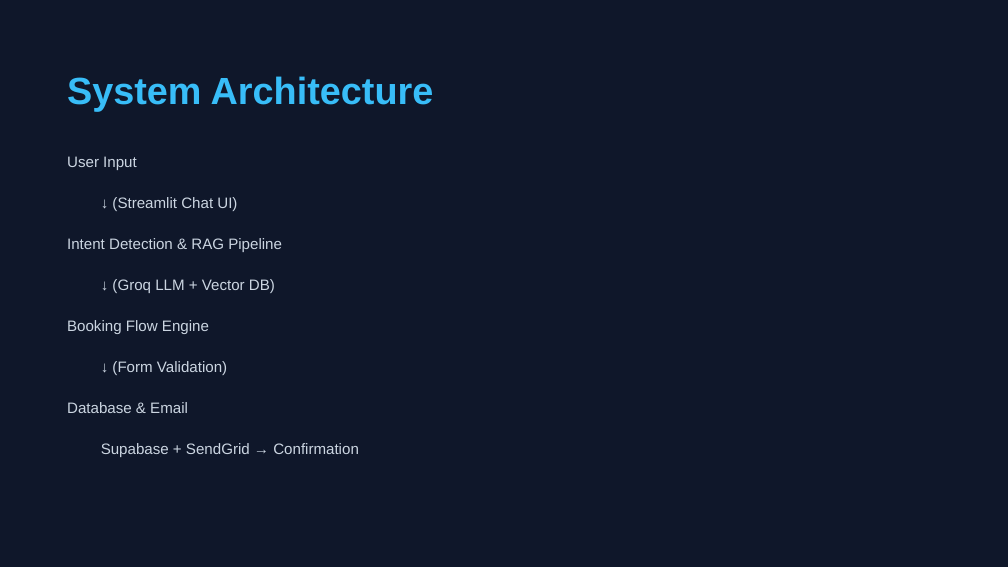
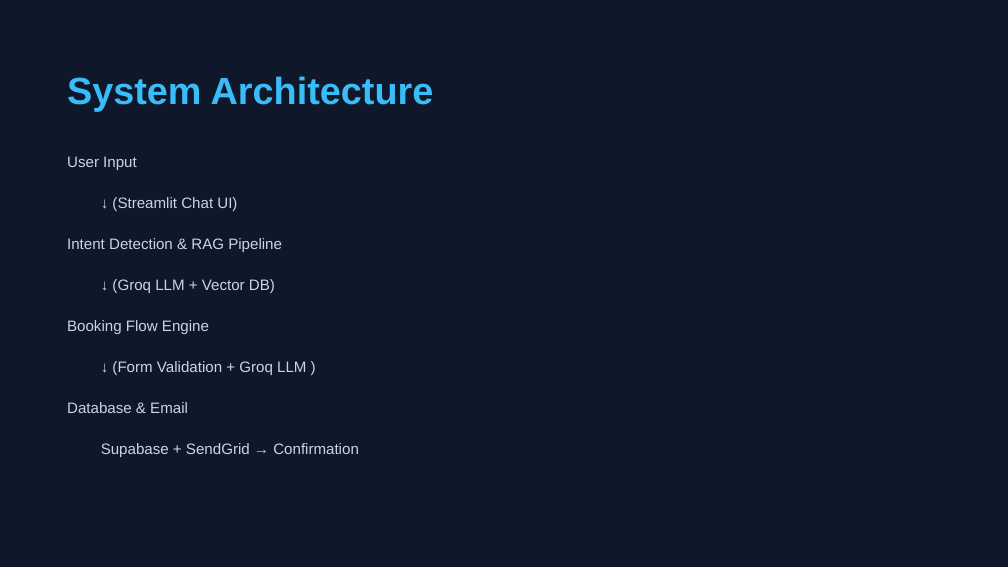
Before and after one commit to HansrajS1/AI-Booking-Assistant, a slide deck: slide 5 of AI Booking Assistant.pptx. Drawn at 1008x567 pixels with LibreOffice and Linux fonts; fonts in the diff are those of the drawing. Boxes give left, top, right and bottom in pixels: in the first picture for what was removed or moved away, otherwise in the second. Text is boxed around its words. In the diff, an @@ line names an element or a change of style, - is before the commit and + after.

```diff
--- a/AI Booking Assistant.pptx
+++ b/AI Booking Assistant.pptx
@@ text at (112, 361, 306, 375): text changed @@
-↓ (Form Validation)
+↓ (Form Validation + Groq LLM )
```
Also in this commit, not shown: 3 other slides changed, 1 slide added.
